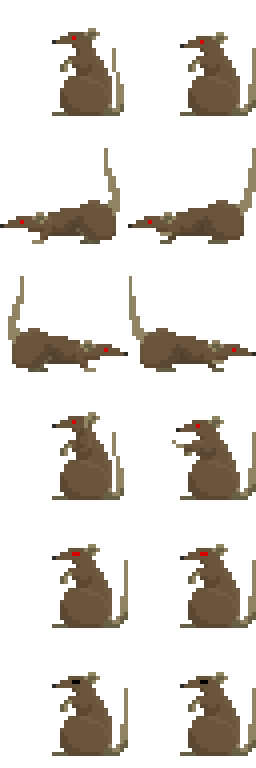
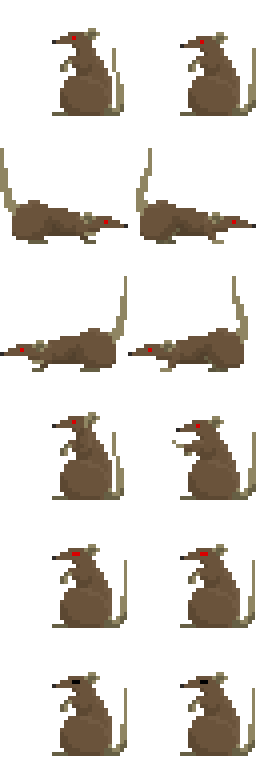
Revision of a layered 256×768 image; what changed, layer by layer:
painted on "Run right 1" over box(0, 276, 256, 372)
painted on "Run left 1" over box(0, 148, 256, 244)
painted on "Layer 6" over box(255, 688, 256, 748)
painted on "Layer 5" over box(127, 688, 128, 748)
painted on "Layer 4" over box(255, 560, 256, 620)
painted on "Layer 3" over box(127, 560, 128, 620)
